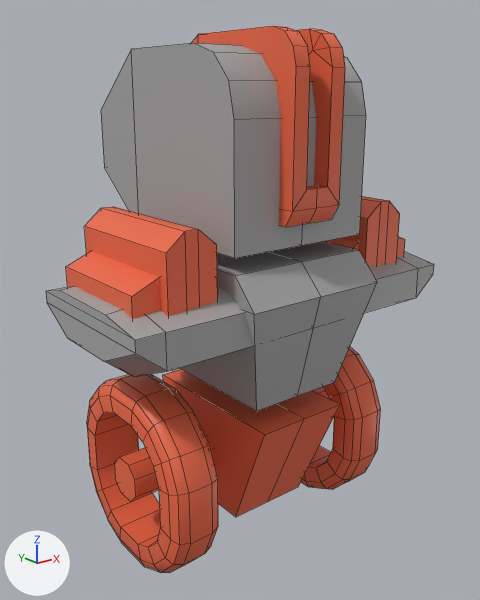
The FBX model Assets/Art/Models/player.fbx as it was, and as the next commit left it.
Before and after are seen from a 50 mm lens placed at (48.3, -52.07, 1.91), pointed at (50.02, -49.93, 1.05). Lighting does not change. The marker at lower left points along +X, +Y and +Z. Mesh edges are drawn as thin lines. Where no turn or scale is listed for an object, it has been applied to the vertices.

The scene before the commit, as lines of its bpy script (objects in view):
```python
me_cube_014 = bpy.data.meshes.new('Cube.014')
me_cube_014.from_pydata(...)  # 506 vertices, 460 faces; spans x -0.75..0.75, y -0.42..0.6, z 0.01..2.12
me_cube_014.materials.append(mat_mat_world)  # picture img_tex_world_png
ob_player = bpy.data.objects.new('player', me_cube_014)
ob_player.location = (50.0, -50.0, 0.0)
```
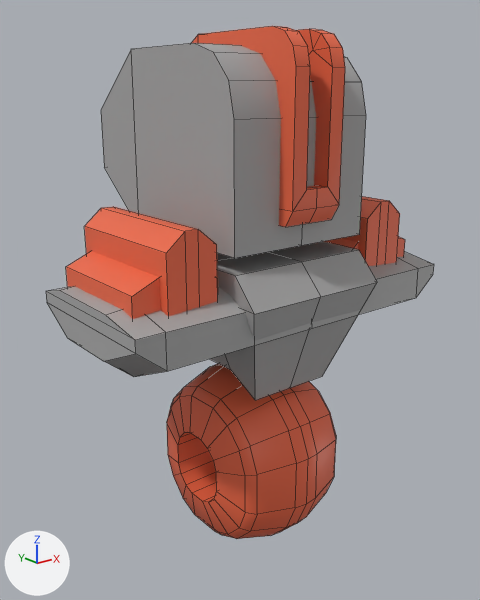
Pixel boxes (x1, y1, x2, y2) of what changed, in the pictures (480 x 600 px; the box of a moved part takes in the faces that stretch with it):
'player', reshaped (6% shorter)
    before: (46, 26, 434, 573)
    after: (46, 26, 434, 539)
part 1 of me_cube_014, rebuilt (18% taller)
    before: (163, 369, 340, 517)
    after: (167, 364, 336, 539)
part 2 of me_cube_014, deleted (red)
    before: (87, 374, 218, 573)
part 3 of me_cube_014, deleted (red)
    before: (301, 347, 381, 489)
part 4 of me_cube_014, moved or reshaped
    before: (114, 242, 377, 501)
    after: (210, 242, 377, 400)

The change, as a list of edits to the scene's bpy script:
```text
Change me_cube_014:
    used by ob_player; location = (50.0, -50.0, 0.0)
    remove me_cube_014.from_pydata(...)  # 506 vertices, 460 faces; spans x -0.75..0.75, y -0.42..0.6, z 0.01..2.12
    add me_cube_014.from_pydata(...)  # 390 vertices, 352 faces; spans x -0.75..0.75, y -0.42..0.6, z 0.01..2.12
    me_cube_014 part 1: the loose piece of 12 vertices spanning x -0.21..0.21, y -0.36..0.36, z 0.17..0.66 is rebuilt with 160 vertices and now spans x -0.29..0.29, y -0.39..0.35, z 0.01..0.77
    me_cube_014 part 2: the loose piece of 128 vertices spanning x -0.58..-0.37, y -0.31..0.46, z 0.01..0.79 is deleted
    me_cube_014 part 3: the loose piece of 128 vertices spanning x 0.37..0.58, y -0.31..0.46, z 0.01..0.79 is deleted
    me_cube_014 part 4
    24 vertices are removed from x -0.58..0.58, y -0.01..0.16, z 0.32..0.48
    26 faces are deleted
    6 vertices move from x -0.21..0.21, y -0.32..0.32, z 0.75 to x -0.18..0.18, y -0.27..0.27, z 0.73..0.76
    16 vertices are added at x -0.32..0.32, y -0.13..0.16, z 0.84..1.3
    24 new faces join them
```
